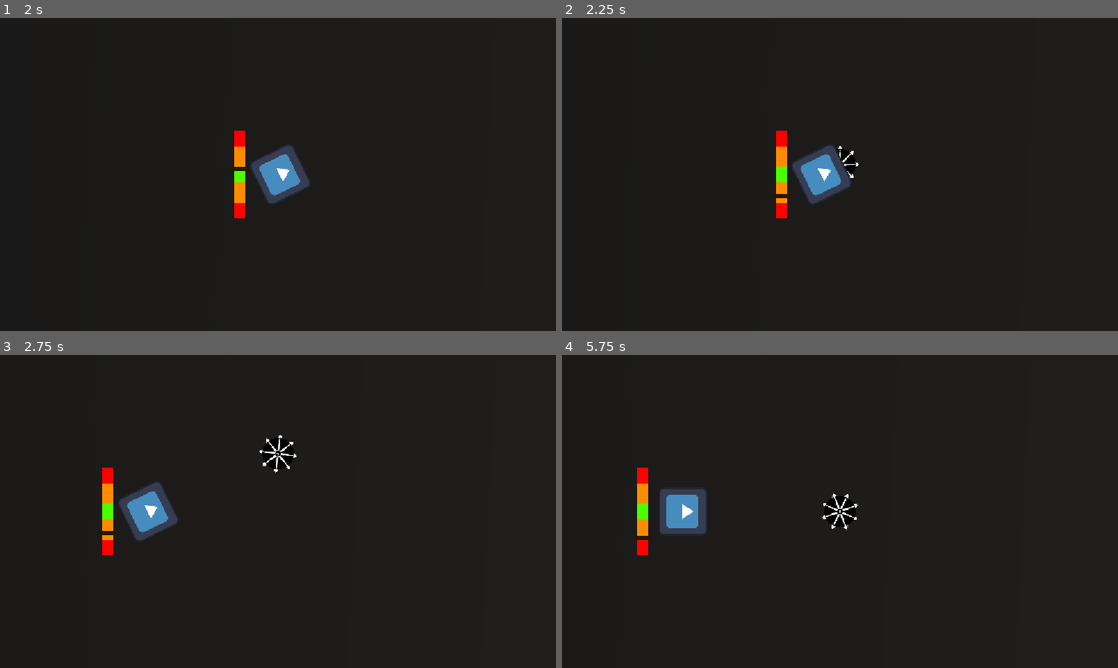
Above: before the commit, frames 1-4 (two rows, left to right).
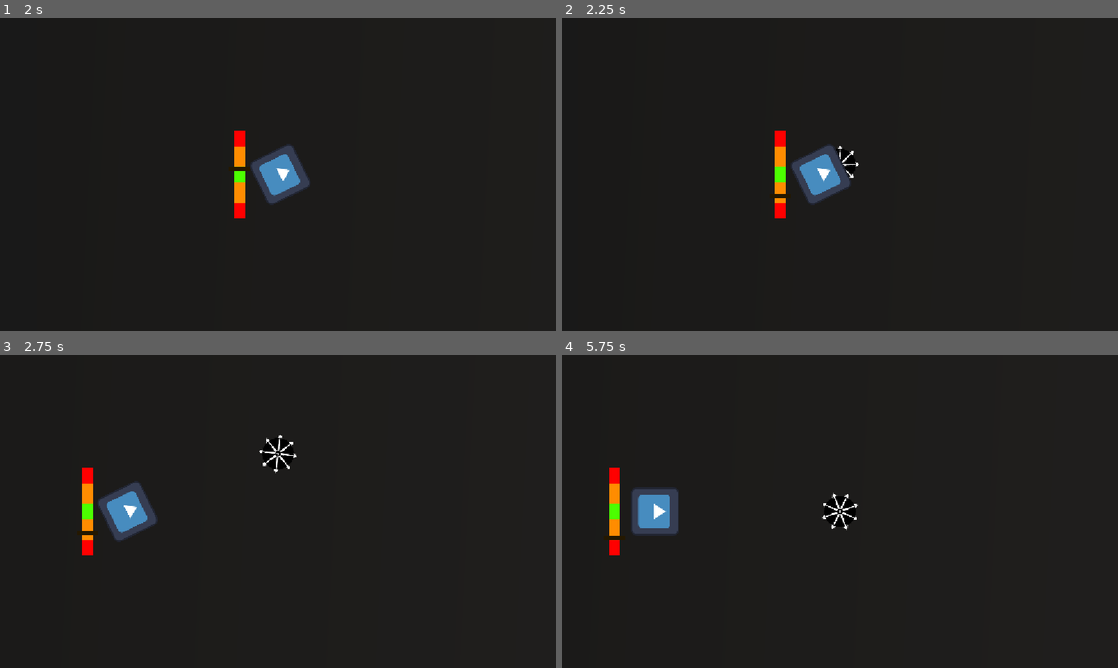
Above: after the commit, the same moments.

Repository: ryder-james/AVerySeriousGameJam
Game: Godot game, scene res://map.tscn
Same seed, same stepped clock (60 frames per second), same inputs: the game is played once before the commit and once after it. The engine's default icon, where the game draws it, is replaced by a stand-in: a white triangle on a blue panel in a dark square.
Inputs:
- Up to frame 1 (2 s): hold A (ccw) 0.53-1.28 s; tap D (cw) at 1.35 s
- Up to frame 2 (2.25 s): tap Enter at 2 s; tap Space (launch) at 2.1 s
- Up to frame 3 (2.75 s): no input
- Up to frame 4 (5.75 s): tap A (ccw) at 2.85 s; hold D (cw) 3.53-4.28 s; tap Space (launch) at 4.35, 5 s; hold A (ccw) from 5.03 s (still down)

Frame 1 is identical in both runs. In frame 2, 0.2% of the frame differs, in the area x 37-52%, y 36-64%; in frame 3, 2.6%, in the area x 13-32%, y 36-64%; in frame 4, 2.6%.

Commit message:
Increase gravity

Diff:
--- a/enemy.tscn
+++ b/enemy.tscn
@@ -16,7 +16,7 @@
 [node name="Enemy" type="RigidBody2D" unique_id=735133087 groups=["Beyblade", "Enemy"]]
 mass = 0.1
 physics_material_override = SubResource("PhysicsMaterial_gqbix")
-gravity_scale = -1.0
+gravity_scale = -0.2
 inertia = 0.1
 script = ExtResource("1_4gyqm")
 
--- a/project.godot
+++ b/project.godot
@@ -50,7 +50,7 @@
 [physics]
 
 3d/physics_engine="Jolt Physics"
-2d/default_gravity=200.0
+2d/default_gravity=500.0
 2d/default_gravity_vector=Vector2(1, 0)
 2d/default_angular_damp=0.0
 
